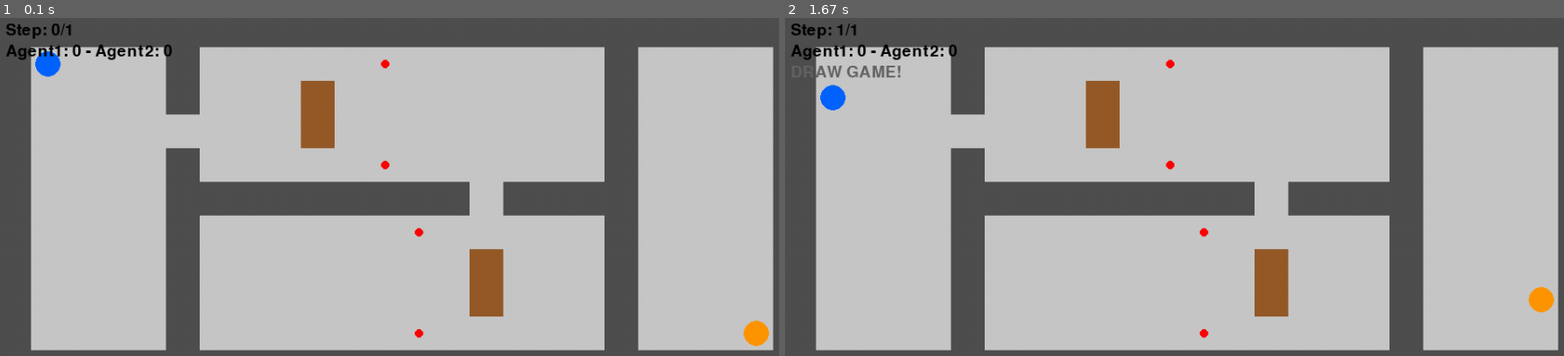
Above: before the commit, frames 1-2 (left to right).
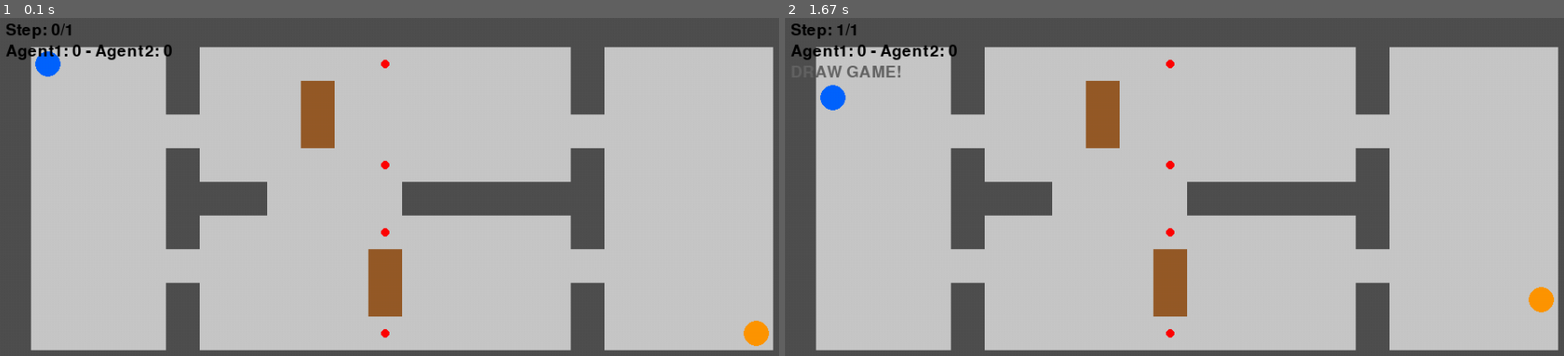
Above: after the commit, the same moments.

Repository: anle2072006/pygame
Game: pygame game, started from source/task1_competitive/gui_multi.py
The game is run twice, just before and just after one commit, with the same random seed, the same clock (stepped at 60 frames per second) and the same inputs.
Inputs:
- Up to frame 1 (0.1 s): type "1 (at the terminal prompt)" at 0 s
- Up to frame 2 (1.67 s): tap Space at 0.33 s

The runs differ from the first frame. In frame 1, 11% of the frame differs, in the area x 21-82%, y 8-99%; in frame 2, 11%.

Commit message:
Fix agent oscillation

Diff:
--- a/source/task1_competitive/agent1.py
+++ b/source/task1_competitive/agent1.py
@@ -8,6 +8,17 @@
     'East': (1, 0),
     'West': (-1, 0)
 }
+
+OPPOSITE = {
+    'North': 'South',
+    'South': 'North',
+    'East': 'West',
+    'West': 'East'
+}
+
+recent_actions = []
+last_pos = None
+stuck_count = 0
 
 def get_manhattan(p1, p2):
     return abs(p1[0] - p2[0]) + abs(p1[1] - p2[1])
@@ -20,8 +31,9 @@
             neighbors.append((act, nxt))
     return neighbors
 
-def find_path_astar(grid, start, target, obstacles, max_time=0.8):
-    """Tìm đường ngắn nhất từ start đến target bằng A* tránh obstacles"""
+def find_path_astar(grid, start, target, obstacles, max_time=0.7):
+    if start == target:
+        return []
     start_time = time.time()
     pq = [(get_manhattan(start, target), 0, start, [])]
     visited = {start: 0}
@@ -39,64 +51,86 @@
                 visited[nxt] = new_cost
                 priority = new_cost + get_manhattan(nxt, target)
                 heapq.heappush(pq, (priority, new_cost, nxt, path + [act]))
-    return []
+    return None
 
 def get_next_action(grid, my_pos, opponent_pos, boxes, goals, remaining_steps):
-    """
-    Quyết định hành động tiếp theo trong vòng dưới 1000ms.
-    Trả về: 'North', 'South', 'East', 'West', hoặc 'Wait'
-    """
+    global recent_actions, last_pos, stuck_count
+
+    if my_pos == last_pos:
+        stuck_count += 1
+    else:
+        stuck_count = 0
+    last_pos = my_pos
+
     obstacles = set(boxes) | {opponent_pos}
+
+    candidates = []
+    for act, (dx, dy) in DIRECTIONS.items():
+        nxt = (my_pos[0] + dx, my_pos[1] + dy)
+        if not wall(grid, nxt[0], nxt[1]) and nxt not in obstacles:
+            candidates.append((act, nxt))
+
+    if stuck_count >= 2 or get_manhattan(my_pos, opponent_pos) == 1:
+        valid_evades = [
+            act for act, nxt in candidates
+            if get_manhattan(nxt, opponent_pos) >= get_manhattan(my_pos, opponent_pos)
+        ]
+        if valid_evades:
+            action = valid_evades[0]
+            recent_actions.append(action)
+            return action
+
     unplaced_boxes = [b for b in boxes if b not in goals]
     unoccupied_goals = [g for g in goals if g not in boxes]
 
-    candidate_boxes = unplaced_boxes if unplaced_boxes else list(boxes)
-    candidate_goals = unoccupied_goals if unoccupied_goals else list(goals)
+    target_boxes = unplaced_boxes if unplaced_boxes else list(boxes)
+    target_goals = unoccupied_goals if unoccupied_goals else list(goals)
 
-    if not candidate_boxes or not candidate_goals:
+    if not target_boxes or not target_goals:
         return 'Wait'
 
-    best_pair = None
-    min_dist = float('inf')
+    best_plan = None
+    min_total_cost = float('inf')
 
-    for b in candidate_boxes:
-        for g in candidate_goals:
-            d = get_manhattan(my_pos, b) + get_manhattan(b, g)
-            if d < min_dist:
-                min_dist = d
-                best_pair = (b, g)
+    for b in target_boxes:
+        for g in target_goals:
+            for act, (dx, dy) in DIRECTIONS.items():
+                box_next = (b[0] + dx, b[1] + dy)
+                stand_pos = (b[0] - dx, b[1] - dy)
 
-    target_box, target_goal = best_pair
+                if wall(grid, stand_pos[0], stand_pos[1]) or stand_pos in obstacles:
+                    if stand_pos != my_pos:
+                        continue
+                if wall(grid, box_next[0], box_next[1]) or box_next in boxes or box_next == opponent_pos:
+                    continue
 
-    best_push_action = None
-    min_box_goal_dist = float('inf')
-    push_stand_pos = None
+                cost = get_manhattan(my_pos, stand_pos) + get_manhattan(box_next, g) * 2
+                if get_manhattan(stand_pos, opponent_pos) <= 1:
+                    cost += 5
 
-    for act, (dx, dy) in DIRECTIONS.items():
-        box_next = (target_box[0] + dx, target_box[1] + dy)
-        stand_pos = (target_box[0] - dx, target_box[1] - dy)
+                if cost < min_total_cost:
+                    path = find_path_astar(grid, my_pos, stand_pos, obstacles, max_time=0.08)
+                    if path is not None:
+                        min_total_cost = cost
+                        best_plan = (act, stand_pos, path)
 
-        if not wall(grid, stand_pos[0], stand_pos[1]) and stand_pos != opponent_pos:
-            if not wall(grid, box_next[0], box_next[1]) and box_next not in boxes and box_next != opponent_pos:
-                dist = get_manhattan(box_next, target_goal)
-                if dist < min_box_goal_dist:
-                    min_box_goal_dist = dist
-                    best_push_action = act
-                    push_stand_pos = stand_pos
+    action = 'Wait'
 
-    if my_pos == push_stand_pos and best_push_action:
-        return best_push_action
+    if best_plan:
+        act, stand_pos, path = best_plan
+        if my_pos == stand_pos:
+            action = act
+        elif path:
+            action = path[0]
+    else:
+        last_act = recent_actions[-1] if recent_actions else None
+        forbidden = OPPOSITE.get(last_act)
+        cand_acts = [a for a, _ in candidates]
+        valid_candidates = [a for a in cand_acts if a != forbidden]
+        action = valid_candidates[0] if valid_candidates else (cand_acts[0] if cand_acts else 'Wait')
 
-    target_pos = push_stand_pos if push_stand_pos else target_box
-    clean_obs = obstacles - {target_pos}
-    path = find_path_astar(grid, my_pos, target_pos, clean_obs, max_time=0.6)
+    recent_actions.append(action)
+    if len(recent_actions) > 10:
+        recent_actions.pop(0)
 
-    if path:
-        return path[0]
-
-    for act, (dx, dy) in DIRECTIONS.items():
-        nxt = (my_pos[0] + dx, my_pos[1] + dy)
-        if not wall(grid, nxt[0], nxt[1]) and nxt not in obstacles:
-            return act
-
-    return 'Wait'
+    return action
--- a/source/task1_competitive/agent2.py
+++ b/source/task1_competitive/agent2.py
@@ -1,4 +1,3 @@
-import heapq
 import time
 from board_2 import wall
 
@@ -8,6 +7,17 @@
     'East': (1, 0),
     'West': (-1, 0)
 }
+
+OPPOSITE = {
+    'North': 'South',
+    'South': 'North',
+    'East': 'West',
+    'West': 'East'
+}
+
+recent_actions = []
+last_pos = None
+stuck_count = 0
 
 def get_manhattan(p1, p2):
     return abs(p1[0] - p2[0]) + abs(p1[1] - p2[1])
@@ -20,8 +30,9 @@
             neighbors.append((act, nxt))
     return neighbors
 
-def find_path_bfs(grid, start, target, obstacles, max_time=0.8):
-    """Tìm đường nhanh bằng BFS có time-limit"""
+def find_path_bfs(grid, start, target, obstacles, max_time=0.7):
+    if start == target:
+        return []
     start_time = time.time()
     queue = [(start, [])]
     visited = {start}
@@ -37,51 +48,86 @@
             if nxt not in visited:
                 visited.add(nxt)
                 queue.append((nxt, path + [act]))
-    return []
+    return None
 
 def get_next_action(grid, my_pos, opponent_pos, boxes, goals, remaining_steps):
-    """
-    Agent 2: Ra quyết định trong < 1000ms.
-    """
+    global recent_actions, last_pos, stuck_count
+
+    if my_pos == last_pos:
+        stuck_count += 1
+    else:
+        stuck_count = 0
+    last_pos = my_pos
+
     obstacles = set(boxes) | {opponent_pos}
+
+    candidates = []
+    for act, (dx, dy) in DIRECTIONS.items():
+        nxt = (my_pos[0] + dx, my_pos[1] + dy)
+        if not wall(grid, nxt[0], nxt[1]) and nxt not in obstacles:
+            candidates.append((act, nxt))
+
+    if stuck_count >= 2 or get_manhattan(my_pos, opponent_pos) == 1:
+        valid_evades = [
+            act for act, nxt in candidates
+            if get_manhattan(nxt, opponent_pos) >= get_manhattan(my_pos, opponent_pos)
+        ]
+        if valid_evades:
+            action = valid_evades[-1]
+            recent_actions.append(action)
+            return action
 
     sorted_boxes = sorted(boxes, key=lambda b: get_manhattan(my_pos, b))
     if not sorted_boxes:
         return 'Wait'
 
-    target_box = sorted_boxes[0]
-    sorted_goals = sorted(goals, key=lambda g: get_manhattan(target_box, g))
-    target_goal = sorted_goals[0] if sorted_goals else target_box
+    best_plan = None
+    min_dist = float('inf')
 
-    best_push_action = None
-    min_dist = float('inf')
-    push_stand_pos = None
+    for b in sorted_boxes:
+        sorted_goals = sorted(goals, key=lambda g: get_manhattan(b, g))
+        g = sorted_goals[0] if sorted_goals else b
 
-    for act, (dx, dy) in DIRECTIONS.items():
-        box_next = (target_box[0] + dx, target_box[1] + dy)
-        stand_pos = (target_box[0] - dx, target_box[1] - dy)
+        for act, (dx, dy) in DIRECTIONS.items():
+            box_next = (b[0] + dx, b[1] + dy)
+            stand_pos = (b[0] - dx, b[1] - dy)
 
-        if not wall(grid, stand_pos[0], stand_pos[1]) and stand_pos != opponent_pos:
-            if not wall(grid, box_next[0], box_next[1]) and box_next not in boxes and box_next != opponent_pos:
-                dist = get_manhattan(box_next, target_goal)
-                if dist < min_dist:
-                    min_dist = dist
-                    best_push_action = act
-                    push_stand_pos = stand_pos
+            if wall(grid, stand_pos[0], stand_pos[1]) or stand_pos in obstacles:
+                if stand_pos != my_pos:
+                    continue
+            if wall(grid, box_next[0], box_next[1]) or box_next in boxes or box_next == opponent_pos:
+                continue
 
-    if my_pos == push_stand_pos and best_push_action:
-        return best_push_action
+            cost = get_manhattan(my_pos, stand_pos) + get_manhattan(box_next, g)
+            if get_manhattan(stand_pos, opponent_pos) <= 1:
+                cost += 5
 
-    target_pos = push_stand_pos if push_stand_pos else target_box
-    clean_obs = obstacles - {target_pos}
-    path = find_path_bfs(grid, my_pos, target_pos, clean_obs, max_time=0.6)
+            if cost < min_dist:
+                path = find_path_bfs(grid, my_pos, stand_pos, obstacles, max_time=0.08)
+                if path is not None:
+                    min_dist = cost
+                    best_plan = (act, stand_pos, path)
 
-    if path:
-        return path[0]
+        if best_plan:
+            break
 
-    for act, (dx, dy) in DIRECTIONS.items():
-        nxt = (my_pos[0] + dx, my_pos[1] + dy)
-        if not wall(grid, nxt[0], nxt[1]) and nxt not in obstacles:
-            return act
+    action = 'Wait'
 
-    return 'Wait'
+    if best_plan:
+        act, stand_pos, path = best_plan
+        if my_pos == stand_pos:
+            action = act
+        elif path:
+            action = path[0]
+    else:
+        last_act = recent_actions[-1] if recent_actions else None
+        forbidden = OPPOSITE.get(last_act)
+        cand_acts = [a for a, _ in candidates]
+        valid_candidates = [a for a in cand_acts if a != forbidden]
+        action = valid_candidates[0] if valid_candidates else (cand_acts[0] if cand_acts else 'Wait')
+
+    recent_actions.append(action)
+    if len(recent_actions) > 10:
+        recent_actions.pop(0)
+
+    return action
--- a/source/task1_competitive/map_competitive.txt
+++ b/source/task1_competitive/map_competitive.txt
@@ -1,11 +1,11 @@
 %%%%%%%%%%%%%%%%%%%%%%%%
-%1   %     D      %    %
-%    %   B        %    %
-%        B        %    %
-%    %     D      %    %
-%    %%%%%%%%% %%%%    %
-%    %      D     %    %
-%    %        B   %    %
-%    %        B   %    %
-%    %      D     %   2%
+%1   %     D     %     %
+%    %   B       %     %
+%        B             %
+%    %     D     %     %
+%    %%%    %%%%%%     %
+%    %     D     %     %
+%          B           %
+%    %     B     %     %
+%    %     D     %    2%
 %%%%%%%%%%%%%%%%%%%%%%%%
